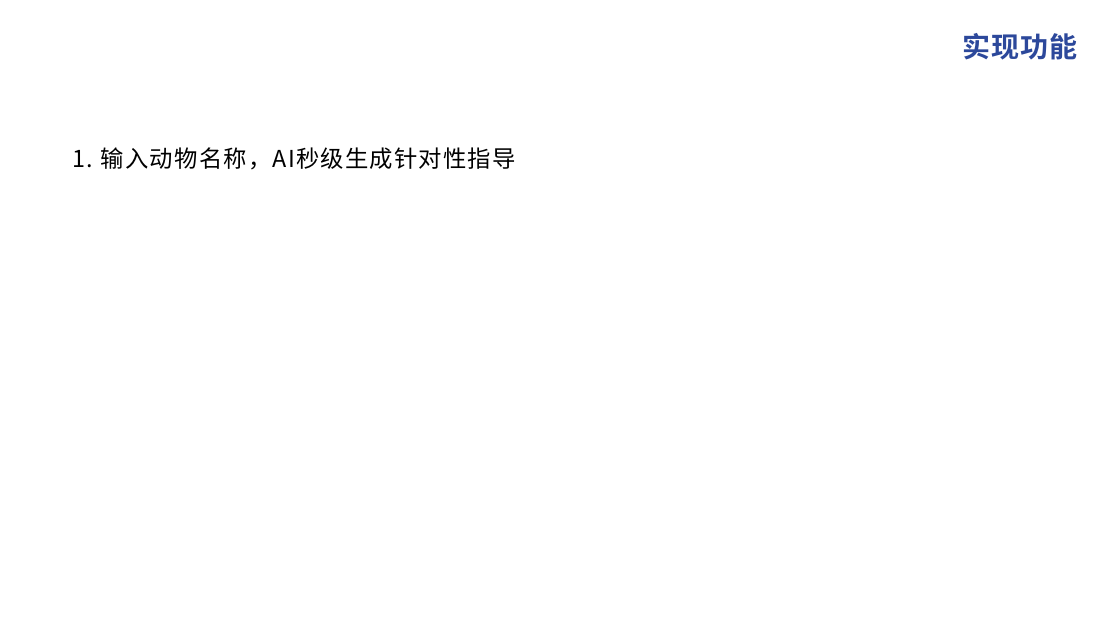
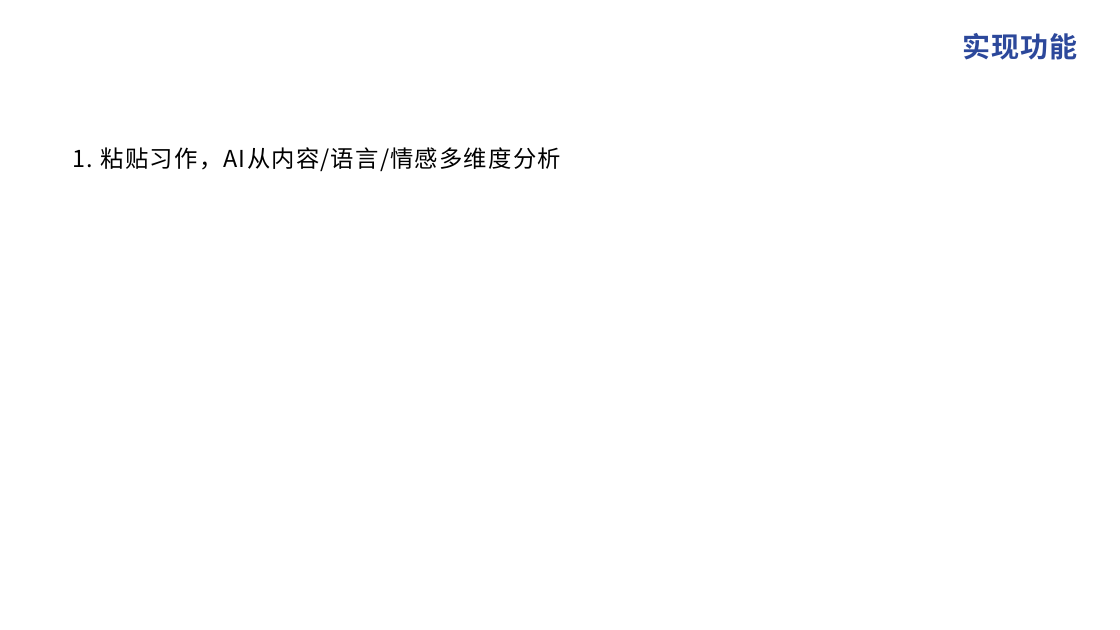
Before and after one commit to 707978439-cpu/animal-writing-assistant, a slide deck: slide 4 of 演示视频PPT.pptx. Drawn at 1120x630 pixels with LibreOffice and Linux fonts; fonts in the diff are those of the drawing; background and template pictures are left out. Boxes give left, top, right and bottom in pixels: in the first picture for what was removed or moved away, otherwise in the second. Text is boxed around its words. In the diff, an @@ line names an element or a change of style, - is before the commit and + after.

```diff
--- a/演示视频PPT.pptx
+++ b/演示视频PPT.pptx
@@ text at [73, 147, 561, 171]: text changed @@
-1. 输入动物名称，AI秒级生成针对性指导
+1. 粘贴习作，AI从内容/语言/情感多维度分析
```
Also in this commit, not shown: 5 other slides changed.
